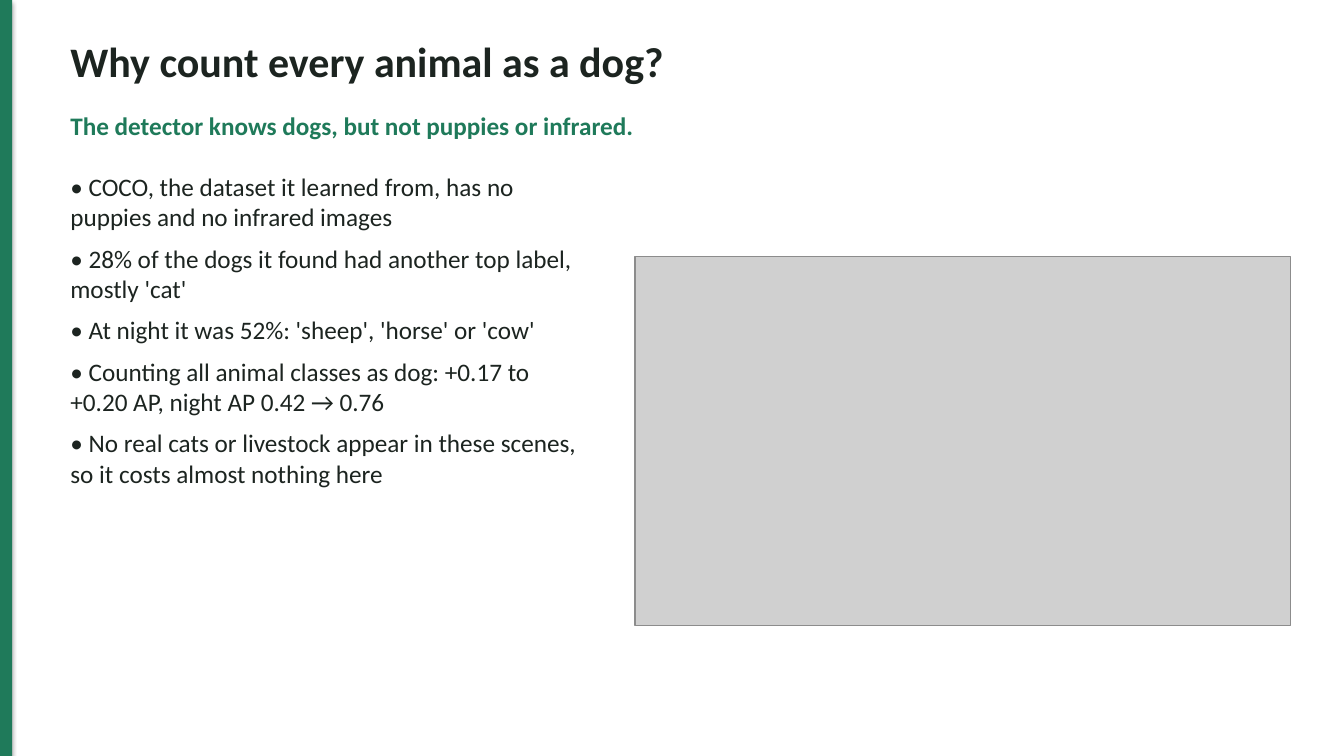
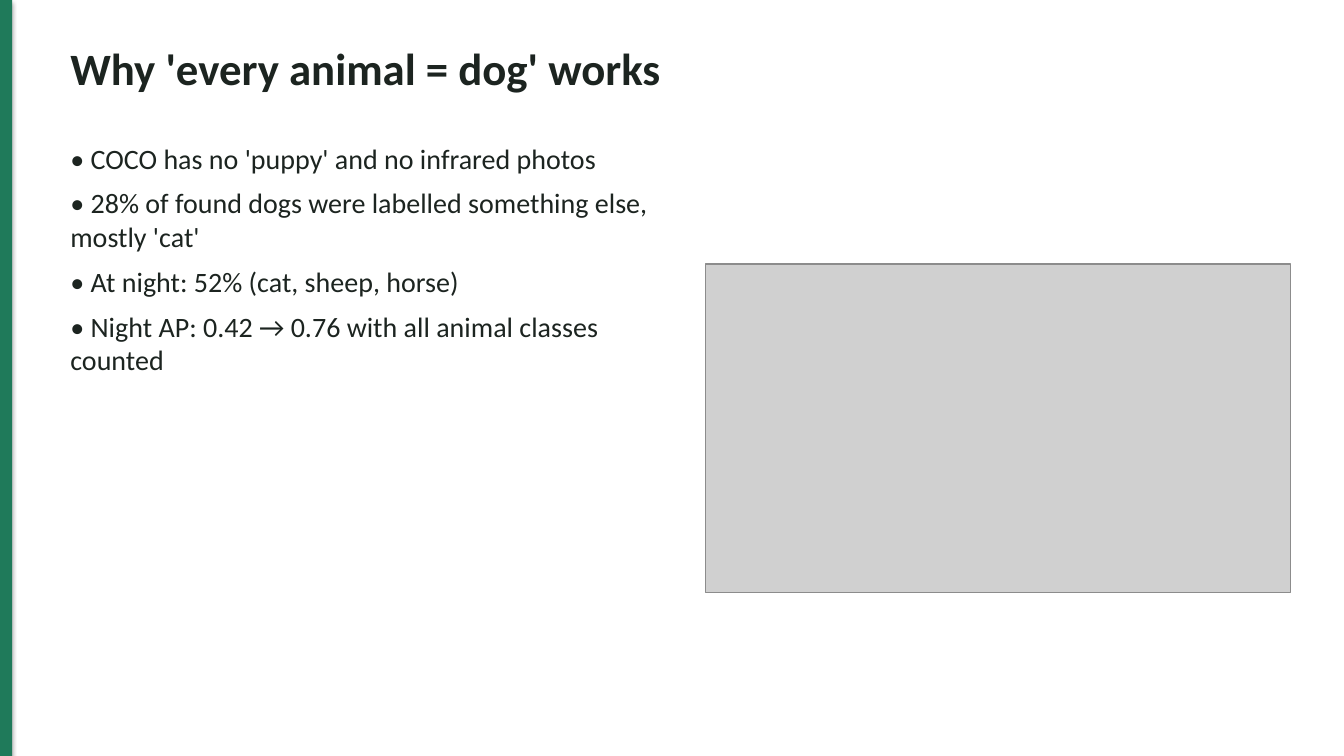
Before and after one commit to Epp-ppE/stray-dog-detection, a slide deck: slide 8 of slides/slides.pptx. Drawn at 1344x756 pixels with LibreOffice and Linux fonts; fonts in the diff are those of the drawing; grey boxes stand for pictures. Boxes give left, top, right and bottom in pixels: in the first picture for what was removed or moved away, otherwise in the second. Text is boxed around its words. In the diff, an @@ line names an element or a change of style, - is before the commit and + after.

```diff
--- a/slides/slides.pptx
+++ b/slides/slides.pptx
@@ text at (70, 53, 660, 93): text changed; size 30 to 32 pt @@
-Why count every animal as a dog?
+Why 'every animal = dog' works
@@ text removed at (70, 117, 633, 140) @@
-The detector knows dogs, but not puppies or infrared.
@@ text at (70, 149, 647, 370): text changed; size 18 to 20 pt @@
-• COCO, the dataset it learned from, has no puppies and no infrared images
-• 28% of the dogs it found had another top label, mostly 'cat'
-• At night it was 52%: 'sheep', 'horse' or 'cow'
-• Counting all animal classes as dog: +0.17 to +0.20 AP, night AP 0.42 → 0.76
-• No real cats or livestock appear in these scenes, so it costs almost nothing here
+• COCO has no 'puppy' and no infrared photos
+• 28% of found dogs were labelled something else, mostly 'cat'
+• At night: 52% (cat, sheep, horse)
+• Night AP: 0.42 → 0.76 with all animal classes counted
@@ picture: place and size @@
-picture at (635, 257, 1291, 626)
+picture at (706, 264, 1291, 593)
```
Also in this commit, not shown: 12 other slides changed, 3 slides added, 8 slides removed, 4 other files.
